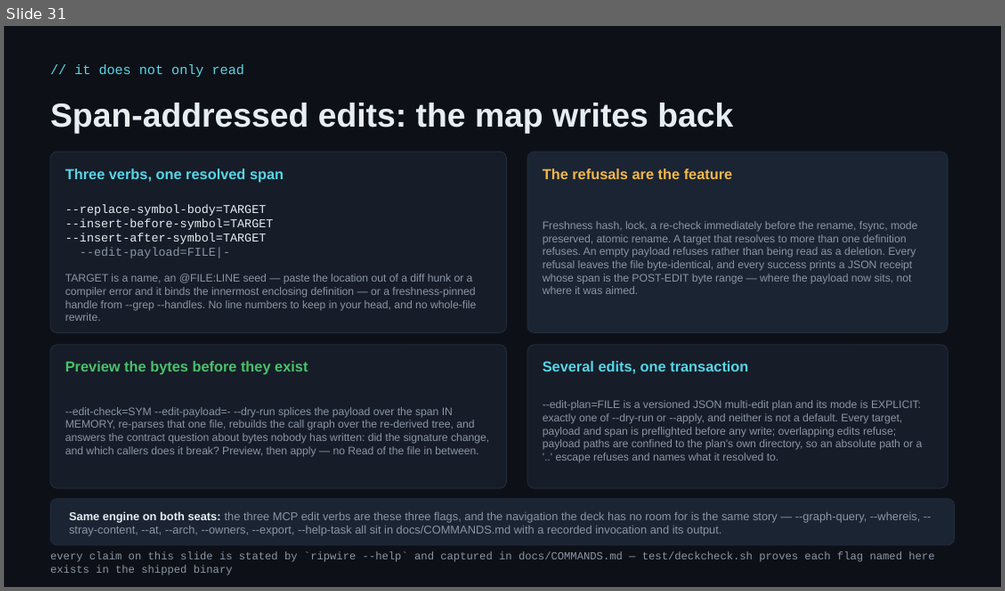
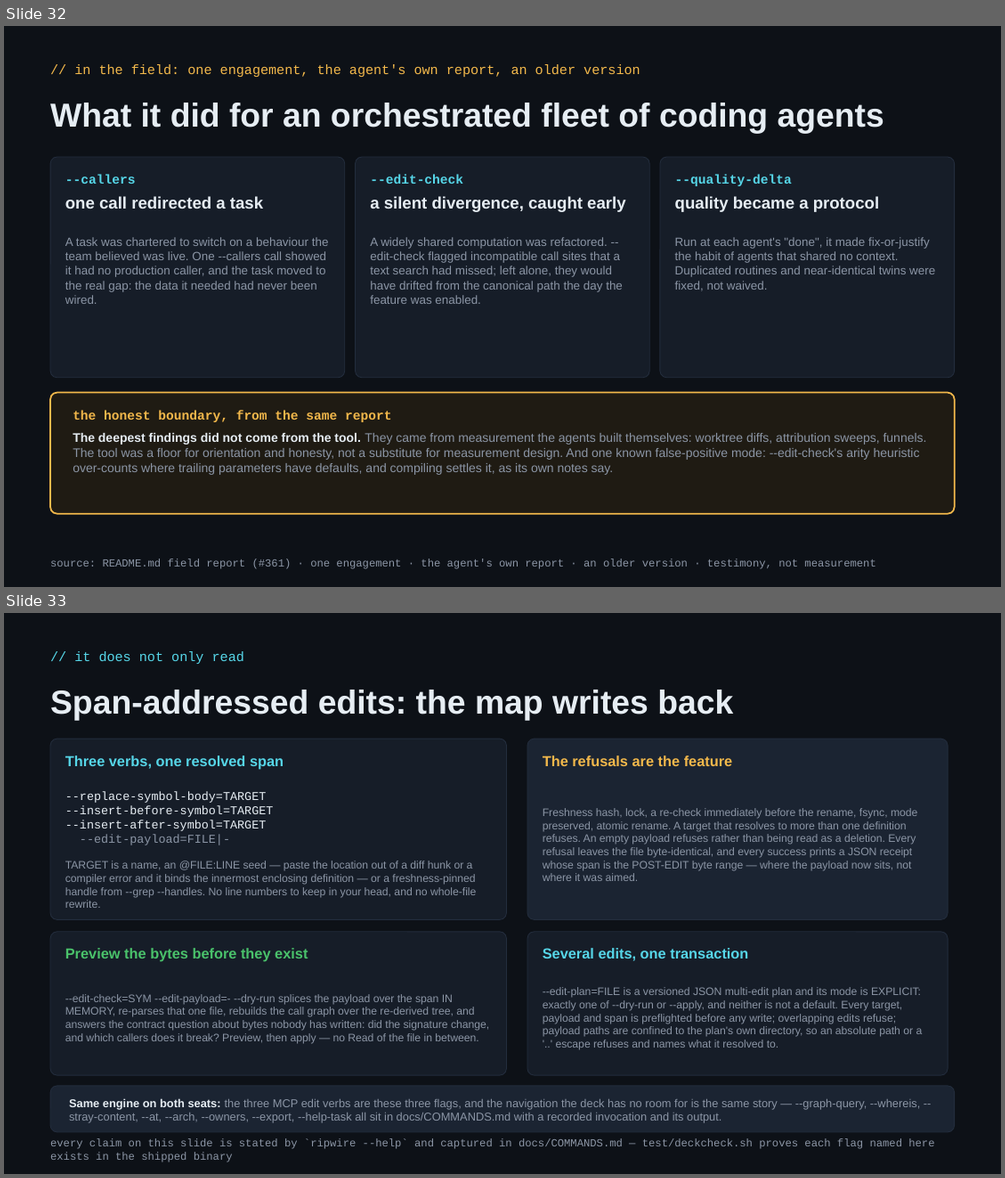
Before and after one commit to KilimcininKorOglu/ripwire, a slide deck: present/ripwire-showcase.pptx. Shown one above the other, each under a label of ours: slide 31 before the commit, slides 32 and 33 after it. The pictures are 1005x591 and 1005x1178 pixels, drawn with LibreOffice and Linux fonts; fonts in the diff are those of the drawing. Boxes give left, top, right and bottom in pixels: in the first picture for what was removed or moved away, otherwise in the second. Text is boxed around its words. In the diff, an @@ line names an element or a change of style, - is before the commit and + after.

```diff
--- a/present/ripwire-showcase.pptx
+++ b/present/ripwire-showcase.pptx
@@ slide 32 added at [4, 26, 1001, 587], background #0D1117 @@
@@ text added at [74, 64, 640, 77], 13 pt, text #F2B84B @@
+// in the field: one engagement, the agent's own report, an older version
@@ text added at [50, 103, 884, 133], 32 pt, text #E6EDF3, bold @@
+What it did for an orchestrated fleet of coding agents
@@ rounded rectangle added at [50, 157, 345, 378], fill #161D28, outline #232D3D 0.75 pt @@
@@ rounded rectangle added at [356, 157, 650, 378], fill #161D28, outline #232D3D 0.75 pt @@
@@ rounded rectangle added at [660, 157, 955, 378], fill #161D28, outline #232D3D 0.75 pt @@
@@ text added at [65, 174, 136, 184], 12.5 pt, text #56D6E8, bold @@
+--callers
@@ text added at [370, 174, 463, 184], 12.5 pt, text #56D6E8, bold @@
+--edit-check
@@ text added at [675, 174, 792, 186], 12.5 pt, text #56D6E8, bold @@
+--quality-delta
@@ text added at [65, 196, 263, 208], 16 pt, text #E6EDF3, bold @@
+one call redirected a task
@@ text added at [370, 196, 625, 212], 16 pt, text #E6EDF3, bold @@
+a silent divergence, caught early
@@ text added at [675, 196, 879, 212], 16 pt, text #E6EDF3, bold @@
+quality became a protocol
@@ text added at [65, 237, 329, 304], 11.5 pt, text #8B95A5 @@
+A task was chartered to switch on a behaviour the team believed was live. One --callers call showed it had no production caller, and the task moved to the real gap: the data it needed had never been wired.
@@ text added at [370, 237, 623, 304], 11.5 pt, text #8B95A5 @@
+A widely shared computation was refactored. --edit-check flagged incompatible call sites that a text search had missed; left alone, they would have drifted from the canonical path the day the feature was enabled.
@@ text added at [675, 237, 935, 291], 11.5 pt, text #8B95A5 @@
+Run at each agent's "done", it made fix-or-justify the habit of agents that shared no context. Duplicated routines and near-identical twins were fixed, not waived.
@@ rounded rectangle added at [50, 393, 955, 514], fill #1F1B13, outline #F2B84B 1.5 pt @@
@@ text added at [73, 410, 391, 422], 12.5 pt, text #F2B84B, bold @@
+the honest boundary, from the same report
@@ text added at [73, 433, 927, 475], 12 pt, text #8B95A5 @@
+The deepest findings did not come from the tool. They came from measurement the agents built themselves: worktree diffs, attribution sweeps, funnels. The tool was a floor for orientation and honesty, not a substitute for measurement design. And one known false-positive mode: --edit-check's arity heuristic over-counts where trailing parameters have defaults, and compiling settles it, as its own notes say.
@@ text added at [50, 558, 875, 569], 10.5 pt, text #8B95A5 @@
+source: README.md field report (#361) · one engagement · the agent's own report · an older version · testimony, not measurement
@@ what was slide 31 is now slide 33 @@
```
Also in this commit, not shown: 10 slides changed, 1 other slide added, 2 other files.
